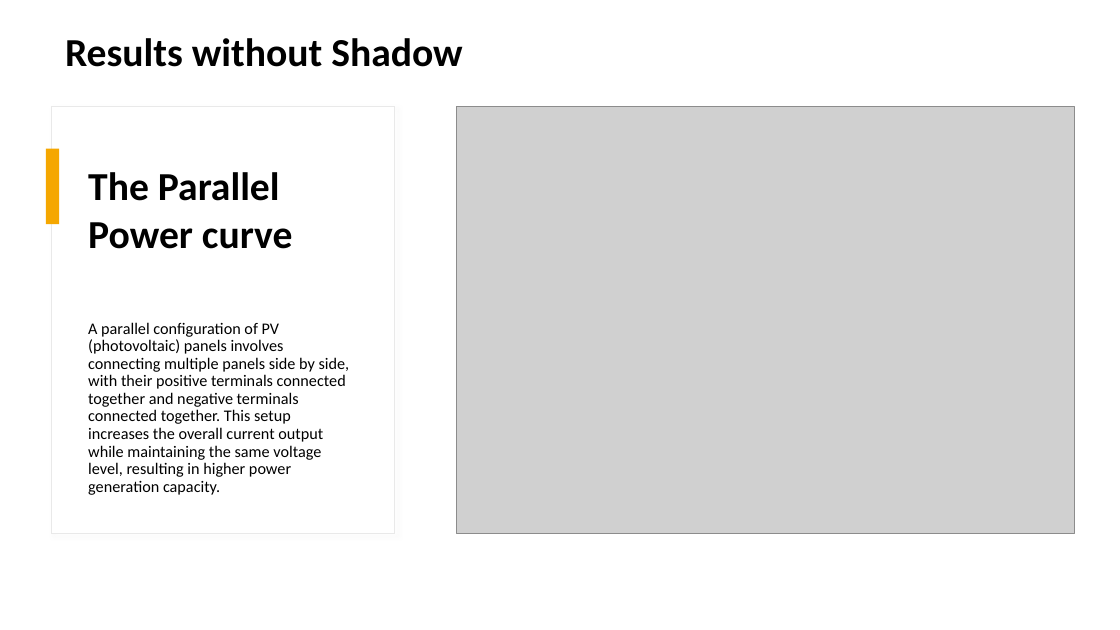
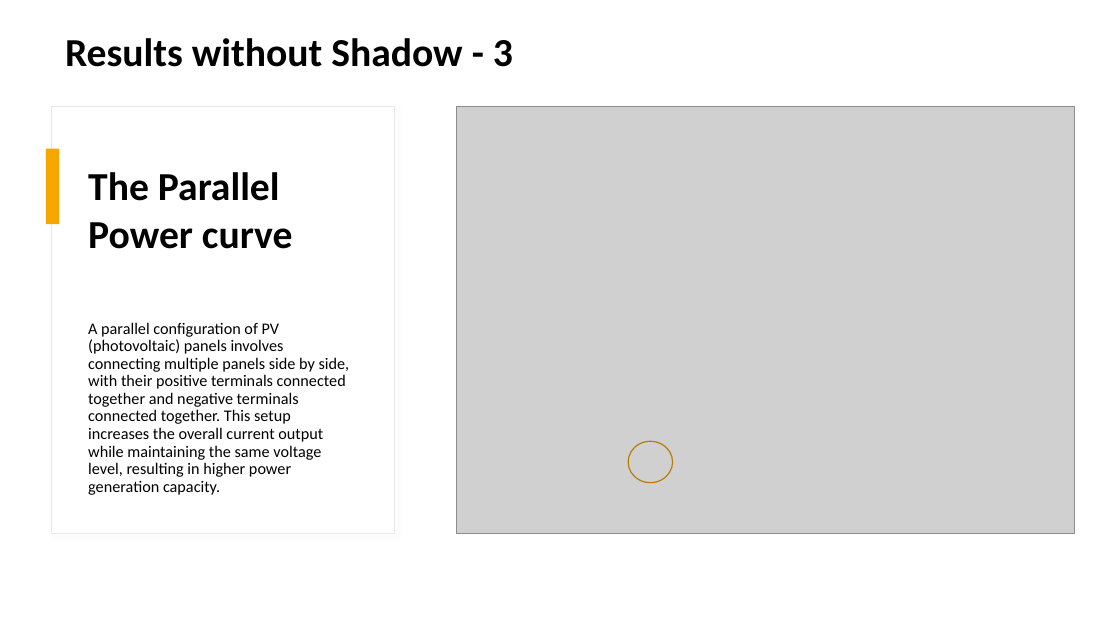
Before and after one commit to mdg217/RenewableEnergyProject, a slide deck: slide 14 of ProgettoRESM.pptx (slide 13 before the commit). Drawn at 1120x630 pixels with LibreOffice and Linux fonts; fonts in the diff are those of the drawing; grey boxes stand for pictures. Boxes give left, top, right and bottom in pixels: in the first picture for what was removed or moved away, otherwise in the second. Text is boxed around its words. In the diff, an @@ line names an element or a change of style, - is before the commit and + after.

```diff
--- a/ProgettoRESM.pptx
+++ b/ProgettoRESM.pptx
@@ text at [65, 38, 513, 67]: text changed @@
-Results without Shadow
+Results without Shadow - 3
@@ ellipse added at [628, 441, 673, 482], outline #B57C00 1 pt @@
```
Also in this commit, not shown: 4 other slides changed, 11 slides added, 6 slides removed, 40 other files.
